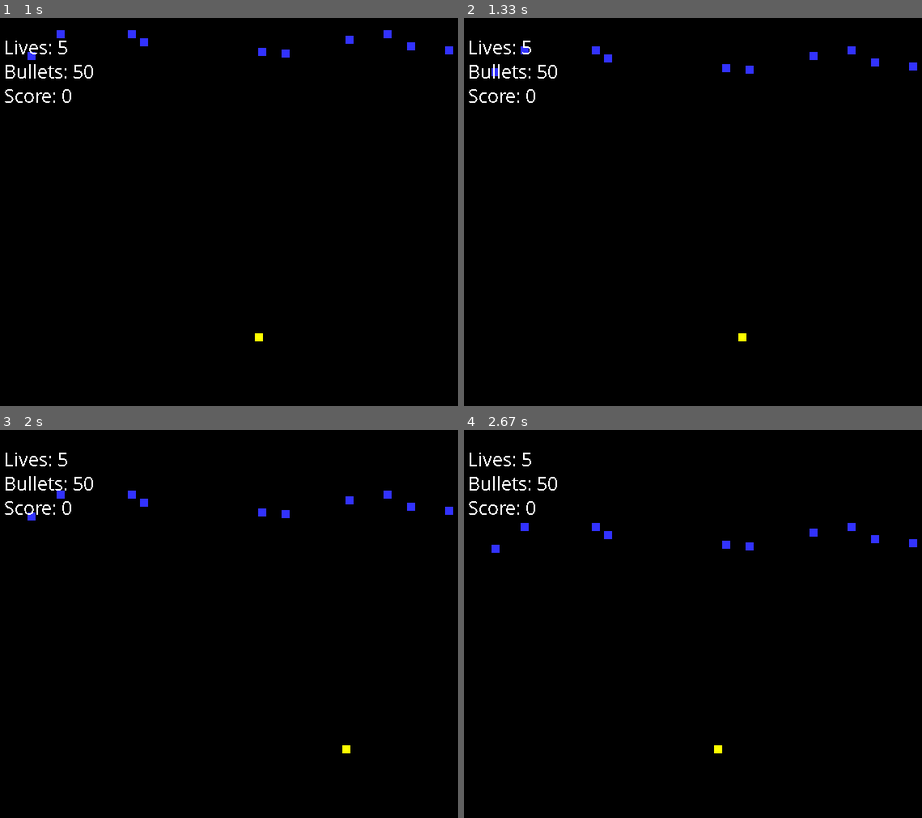
Above: before the commit, frames 1-4 (two rows, left to right).
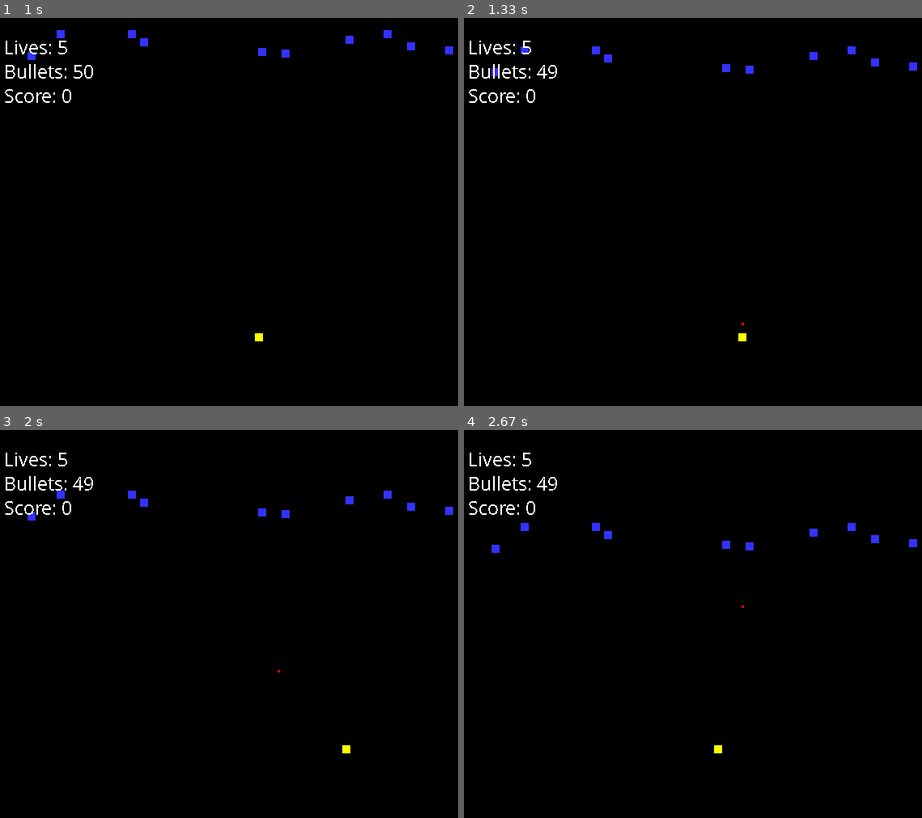
Above: after the commit, the same moments.

Repository: BiggsSG/Biggs-ACS-Tasks
Game: pygame game, started from Pygame/Invaders.py
Two runs of this game, one before a commit and one after it. Both use one fixed random seed, a clock stepped at 60 frames per second and the inputs below.
Inputs:
- Up to frame 1 (1 s): tap Enter at 0.33 s; hold Right from 0.67 s (still down)
- Up to frame 2 (1.33 s): release Right at 1.13 s; hold Up from 1.17 s (still down)
- Up to frame 3 (2 s): release Up at 1.47 s; hold Right 1.5-1.97 s
- Up to frame 4 (2.67 s): hold Left 2-2.53 s; hold Left from 2.57 s (still down)

Frame 1 is identical in both runs. In frame 2, less than 0.1% of the frame differs, in the area x 15-62%, y 12-80%; in frame 3, less than 0.1%; in frame 4, less than 0.1%.

Commit message:
finished

Diff:
--- a/Pygame/Invaders.py
+++ b/Pygame/Invaders.py
@@ -52,10 +52,16 @@
         self.lives = 5
         # set bullets
         self.bullet_count = 50
+        #set score
+        self.score = 0
          #End Procedure #End Class
     # Class update function - runs for each pass through the game loop
     def player_set_speed(self, num):
         self.speed = num
+    def bullet_set(self, num):
+        self.bullet_count = self.bullet_count - num
+    def player_x_val(self):
+        return self.rect.x
     def update(self):
         self.rect.x = self.rect.x + self.speed
         if self.rect.x + self.speed >= 630:
@@ -74,14 +80,17 @@
         self.image.fill(color)
         # Set the position of the sprite
         self.rect = self.image.get_rect()
-        self.rect.x = player.get_x() + 10
-        self.rect.y = 700
+        self.rect.x = (Player.player_x_val() + 4)
+        self.rect.y = (400-height)
+        self.speed = -2
+    #function to increase score everytime invade is hit
+    def bullet_hit(self):
+        Player.score = Player.score + 5
     def update(self):
         # Move bullet up
-        self.rect.y = self.rect.y - 4
+        self.rect.y = self.rect.y + self.speed
         if pygame.sprite.groupcollide(bullet_group, invader_group, True, True, collided = None):
-            player.hitTarget()
-            print("******")
+            Bullet.bullet_hit(self)
 
 
 
@@ -123,14 +132,11 @@
 Player = player(YELLOW, 10, 10)
 all_sprites_group.add (Player)
 
-# Procedure to fire bullet
 def fire():
-    mybullet = Bullet(RED, 5, 12)
-    all_sprites_group.add(mybullet)
-    bullet_group.add(mybullet)
-    bullet_count = bullet_count - 1
-
-score = 0
+    bullet = Bullet(RED, 3, 3)
+    all_sprites_group.add(bullet)
+    bullet_group.add(bullet)
+    Player.bullet_set(1)
 
 ### -- Game Loop
 while not done:
@@ -143,8 +149,7 @@
                 Player.player_set_speed(-3) # speed set to -3
             elif event.key == pygame.K_RIGHT: # - if the right key pressed
                 Player.player_set_speed(3) # speed set to 3
-            elif event.key == pygame.KEYDOWN:
-             if event.key == pygame.K_UP:
+            elif event.key == pygame.K_UP:
                 fire()
         elif event.type == pygame.KEYUP: # - a key released
             if event.key == pygame.K_LEFT or event.key == pygame.K_RIGHT:
@@ -163,7 +168,7 @@
     all_sprites_group.draw (screen)
     text_surface = my_font.render('Lives: ' + str(Player.lives), False, (255, 255, 255))
     text_surface2 = my_font.render('Bullets: ' + str(Player.bullet_count), False, (255, 255, 255))
-    text_surface3 = my_font.render('Score: ' + str(score), False, (255, 255, 255))
+    text_surface3 = my_font.render('Score: ' + str(Player.score), False, (255, 255, 255))
     screen.blit(text_surface, (50,20))
     screen.blit(text_surface2, (50,50))
     screen.blit(text_surface3, (50,80))
